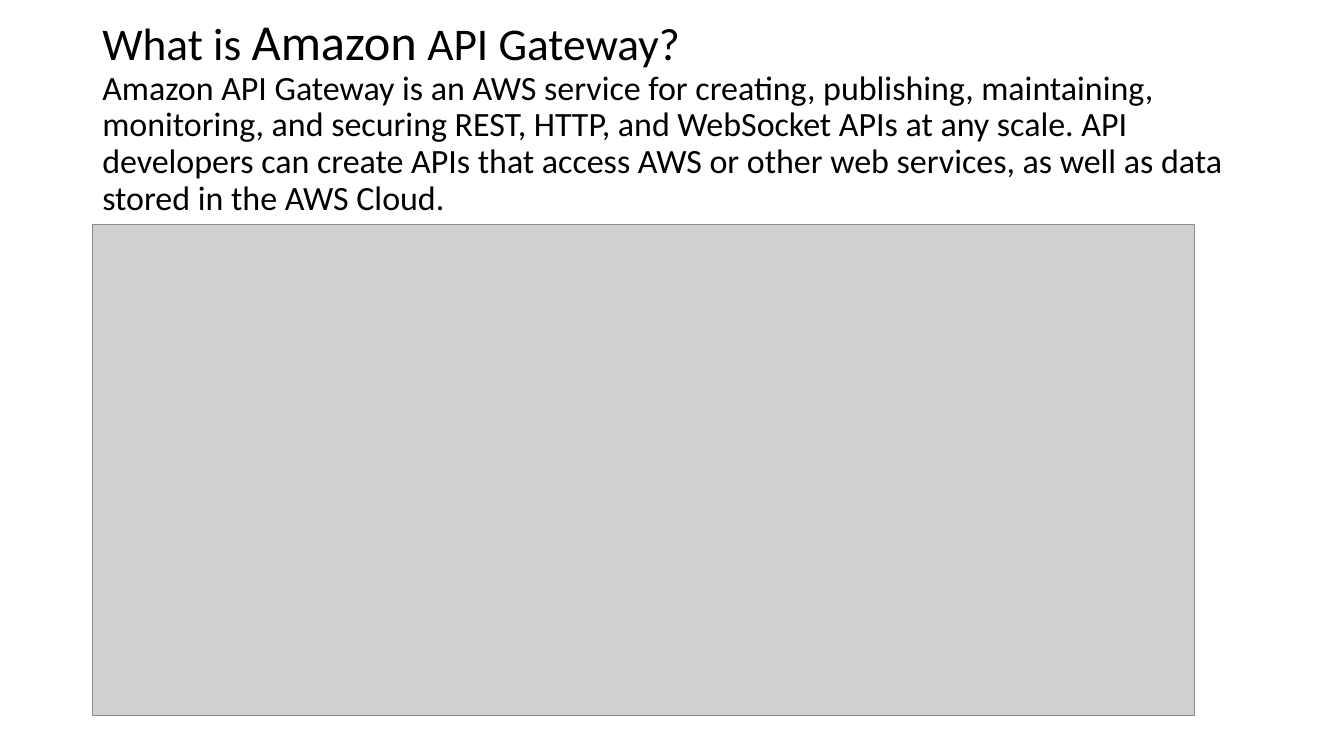
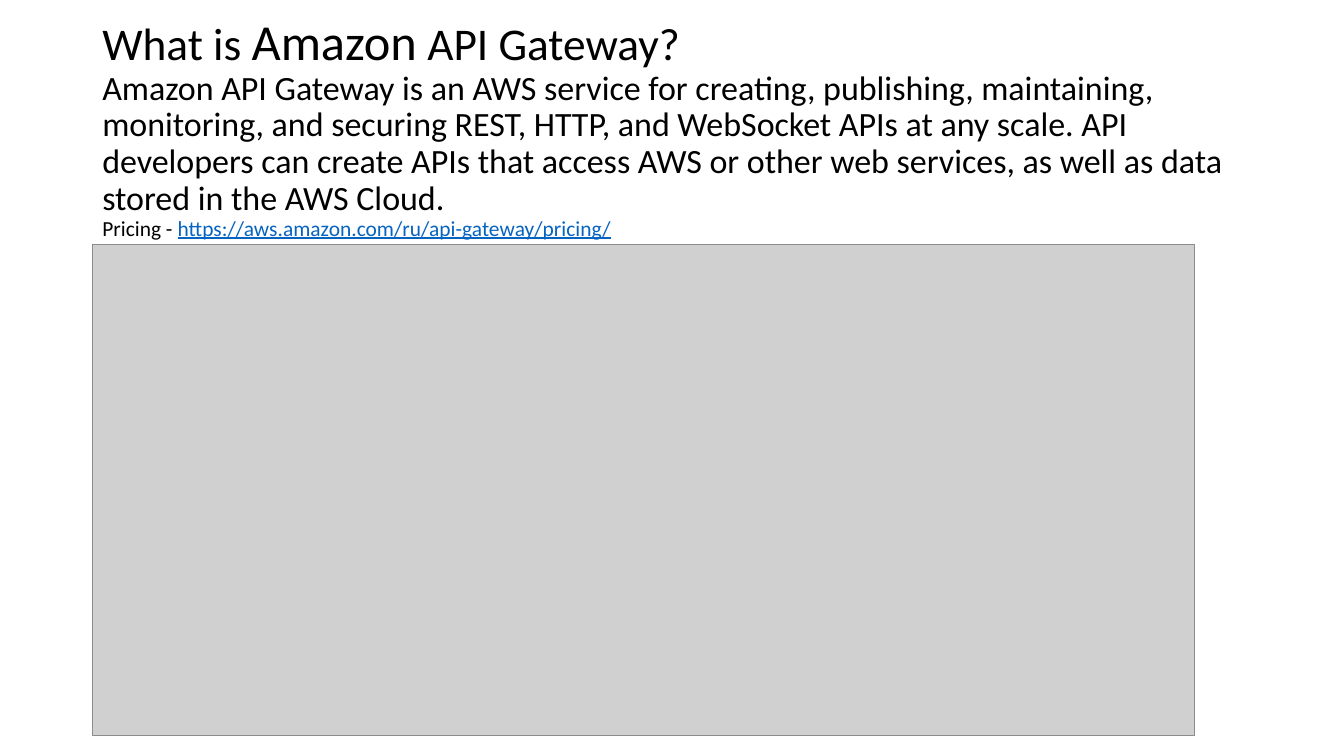
Before and after one commit to OstMutant/AWSLambda, a slide deck: slide 5 of readme.pptx. Drawn at 1344x756 pixels with LibreOffice and Linux fonts; fonts in the diff are those of the drawing; grey boxes stand for pictures. Boxes give left, top, right and bottom in pixels: in the first picture for what was removed or moved away, otherwise in the second. Text is boxed around its words. In the diff, an @@ line names an element or a change of style, - is before the commit and + after.

```diff
--- a/readme.pptx
+++ b/readme.pptx
@@ title at <box>102,76,1222,240</box>: text changed @@
-What is Amazon API Gateway?
-Amazon API Gateway is an AWS service for creating, publishing, maintaining, monitoring, and securing REST, HTTP, and WebSocket APIs at any scale. API developers can create APIs that access AWS or other web services, as well as data stored in the AWS Cloud.
+What is Amazon API Gateway?
+Amazon API Gateway is an AWS service for creating, publishing, maintaining, monitoring, and securing REST, HTTP, and WebSocket APIs at any scale. API developers can create APIs that access AWS or other web services, as well as data stored in the AWS Cloud.
+Pricing - https://aws.amazon.com/ru/api-gateway/pricing/
@@ picture: place and size @@
-picture at <box>92,225,1195,716</box>
+picture at <box>92,245,1195,736</box>
```
Also in this commit, not shown: 3 other slides changed, 1 other file.
